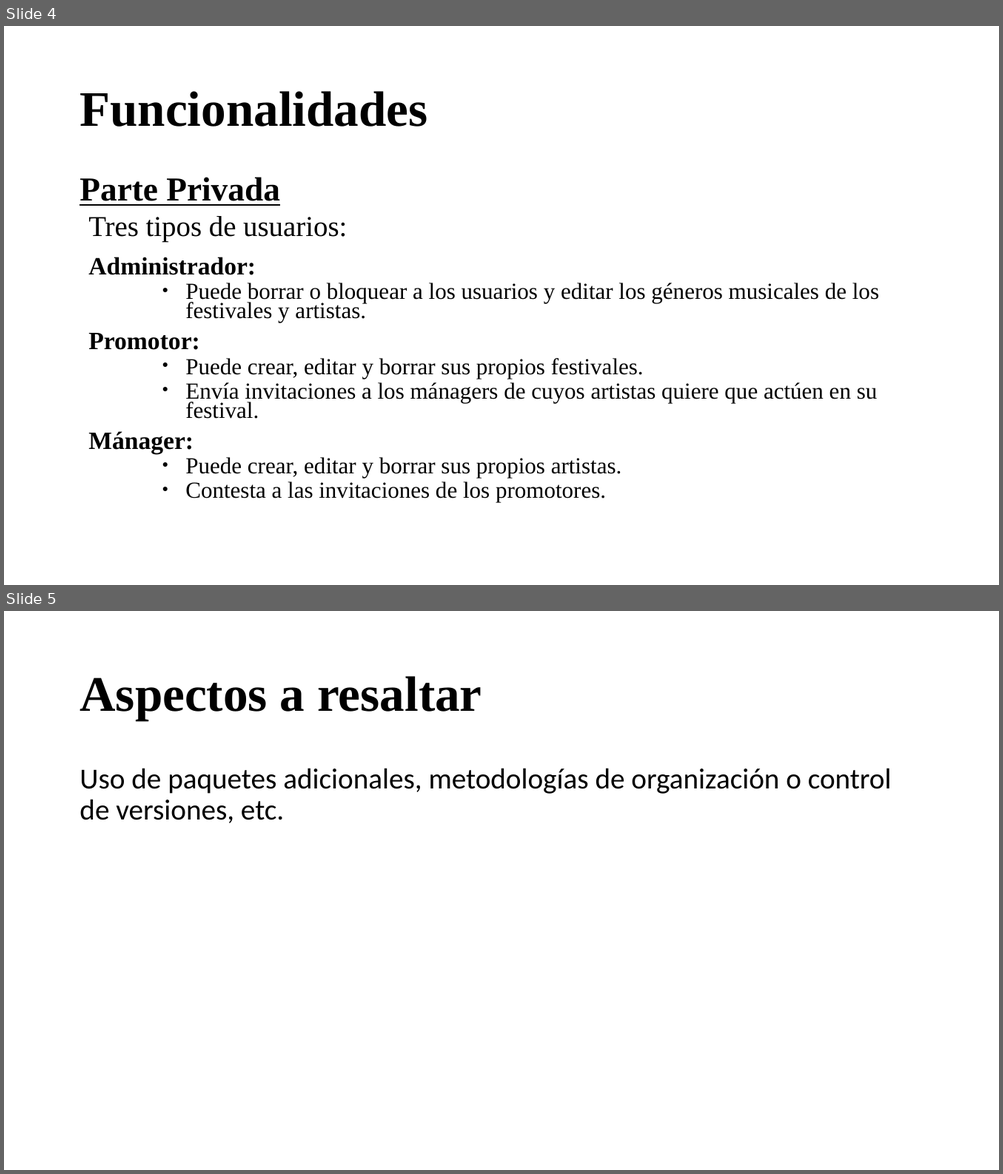
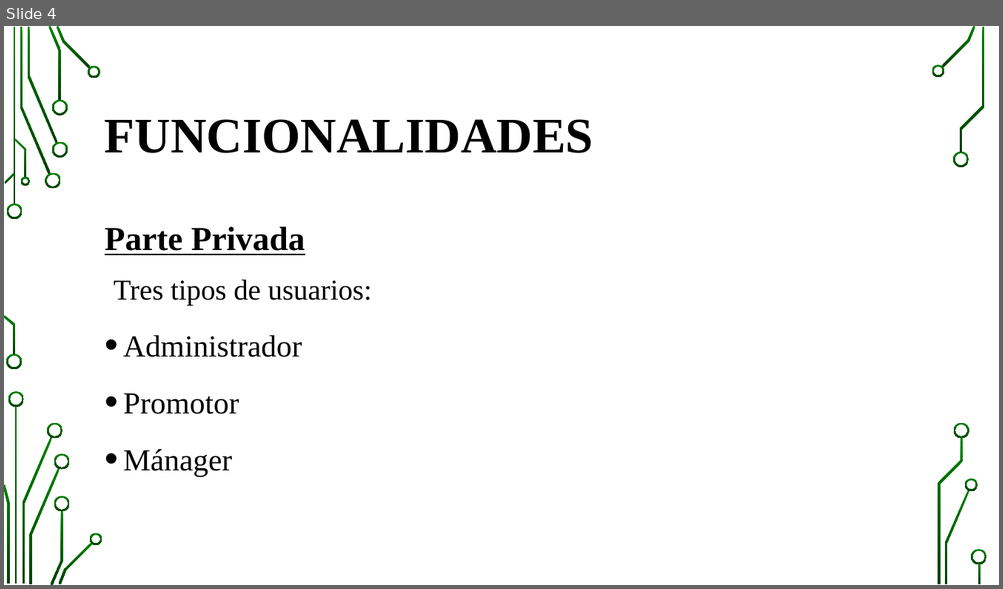
Before and after one commit to pavel-kalmykov-razgovorov/awiten-fests, a slide deck: doc/Presentación AWITEN FESTS.pptx. Shown one above the other, each under a label of ours: slides 4 and 5 before the commit, slide 4 after it. The pictures are 1003x1174 and 1003x589 pixels, drawn with LibreOffice and Linux fonts; fonts in the diff are those of the drawing; background and template pictures are left out. Boxes give left, top, right and bottom in pixels: in the first picture for what was removed or moved away, otherwise in the second. Text is boxed around its words. In the diff, an @@ line names an element or a change of style, - is before the commit and + after.

```diff
--- a/doc/Presentación AWITEN FESTS.pptx
+++ b/doc/Presentación AWITEN FESTS.pptx
@@ slide 5 removed at [4, 611, 999, 1170], background #FFFFFF @@
@@ title removed at [79, 676, 481, 720] @@
-Aspectos a resaltar
@@ text removed at [79, 768, 891, 823] @@
-Uso de paquetes adicionales, metodologías de organización o control de versiones, etc.
@@ slide 4 changed as well @@
@@ title at [105, 119, 593, 153]: text changed @@
-Funcionalidades
+FUNCIONALIDADES
@@ text "Parte Privada": place and size @@
-text "Parte Privada" at [79, 177, 879, 503]
+text "Parte Privada" at [105, 227, 372, 477]
@@ text at [105, 227, 372, 306]: line spacing 0.7 to 1.1 @@
@@ text at [123, 335, 302, 477]: text changed; size 22.2 to 29.6 pt @@
-Administrador:
-    ● Puede borrar o bloquear a los usuarios y editar los géneros musicales de los festivales y artistas.
-Promotor:
-    ● Puede crear, editar y borrar sus propios festivales.
-    ● Envía invitaciones a los mánagers de cuyos artistas quiere que actúen en su festival.
-Mánager:
-    ● Puede crear, editar y borrar sus propios artistas.
-    ● Contesta a las invitaciones de los promotores.
+• Administrador
+• Promotor
+• Mánager
@@ group added at [4, 26, 987, 585]: 33 freeform shapes, 3 rectangles @@
```
Also in this commit, not shown: 4 other slides changed, 4 slides added.
